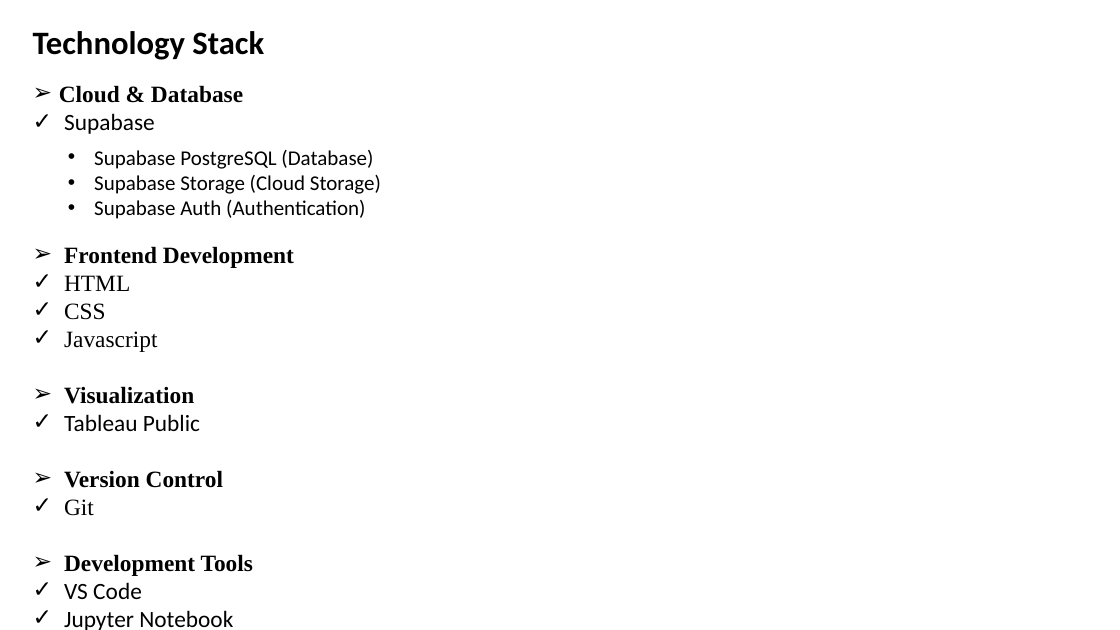
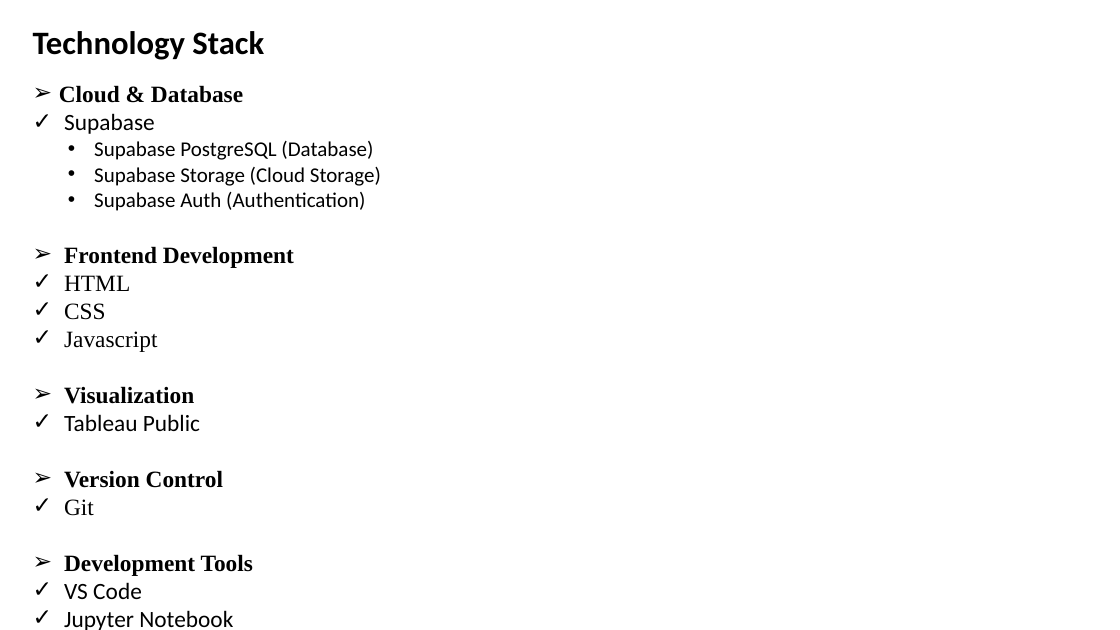
Before and after one commit to megh193/proactiveEquipmentCare, a slide deck: slide 10 of docs/Clg 1st review.pptx. Drawn at 1120x630 pixels with LibreOffice and Linux fonts; fonts in the diff are those of the drawing. Boxes give left, top, right and bottom in pixels: in the first picture for what was removed or moved away, otherwise in the second. Text is boxed around its words. In the diff, an @@ line names an element or a change of style, - is before the commit and + after.

```diff
--- a/docs/Clg 1st review.pptx
+++ b/docs/Clg 1st review.pptx
@@ text "Supabase PostgreSQL (Database)": place and size @@
-text "Supabase PostgreSQL (Database)" at (94, 150, 381, 219)
+text "Supabase PostgreSQL (Database)" at (94, 141, 381, 211)
```
Also in this commit, not shown: 8 other slides changed, 1 other file.
